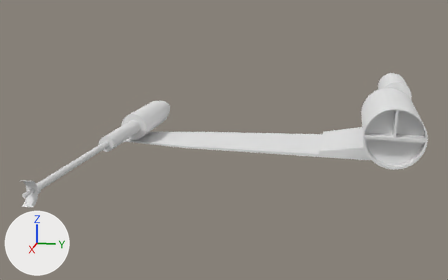
The OBJ model cmake-build-debug/binary/resources/models/XFighterWingR.obj as it was, and as the next commit left it.
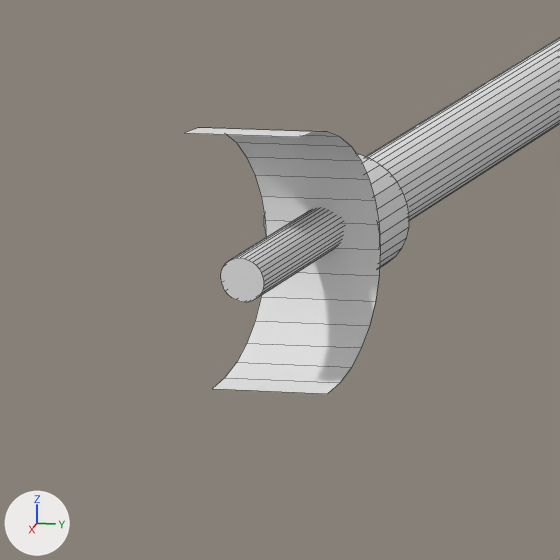
Each version is shown whole from a camera (50 mm lens) standing at (5.502, 0.733, 1.368) and looking at (0.606, -0.246, 0.144), then close up on the part from 0% to 13% of the width and 60% to 80% of the height. Every picture has the same lights, and +X, +Y and +Z are marked at lower left. The close-ups show mesh edges as thin lines. Where no turn or scale is listed for an object, it has been applied to the vertices.

Before the edit, the objects in view are built like this:
```python
me_cube_001 = bpy.data.meshes.new('Cube.001')
me_cube_001.from_pydata(...)  # 961 vertices, 759 faces; spans x -1.17..2.23, y -1.29..1.37, z -0.05..0.5
me_cube_001.materials.append(mat_material_003)  # white #e7e7e7
ob_cube_001 = bpy.data.objects.new('Cube.001', me_cube_001)
ob_cube_001.location = (0.0, 0.0, 0.0)
```
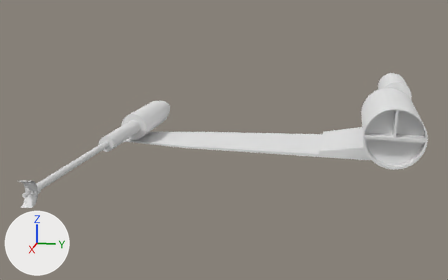
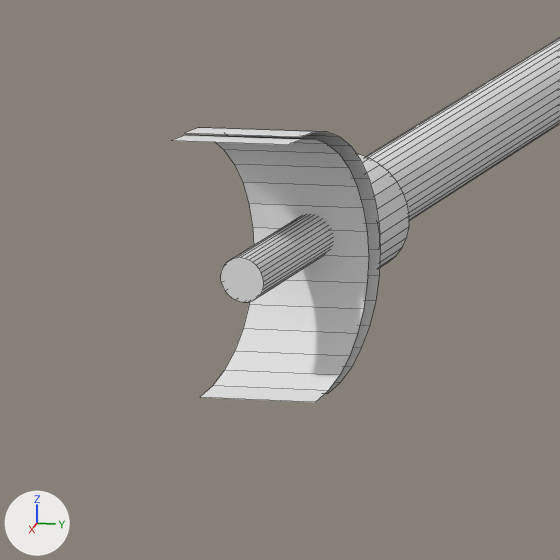
What differs and where, as boxes [x1, y1, x2, y2] in the close-ups (560 x 560 px; the box of a moved part takes in the faces that stretch with it):
'Cube.001', reshaped: before [185, 37, 560, 394]; after [171, 37, 560, 402]
part 1 of me_cube_001, added: after [171, 135, 369, 402]
part 2 of me_cube_001, moved or reshaped: [221, 63, 560, 302] in both

The change in detail:
me_cube_001 is used by ob_cube_001; location (0.0, 0.0, 0.0).
me_cube_001 had 961 vertices, 759 faces and spanned x -1.17..2.23, y -1.29..1.37, z -0.05..0.5.
me_cube_001 now has 995 vertices, 775 faces and spans x -1.17..2.23, y -1.29..1.37, z -0.05..0.5.
me_cube_001 part 1: the loose piece of 34 vertices spanning x 2.13..2.21, y -1.2..-1.12, z 0.06..0.23 is copied, and the copy is moved by (0.02, 0.0, 0.0); it spans x 2.14..2.23, y -1.2..-1.12, z 0.06..0.23.
Part 2, on me_cube_001:
45 faces are deleted.
6 vertices move within x 2.23, y -1.17..-1.15, z 0.13..0.15.
45 new faces join them.
